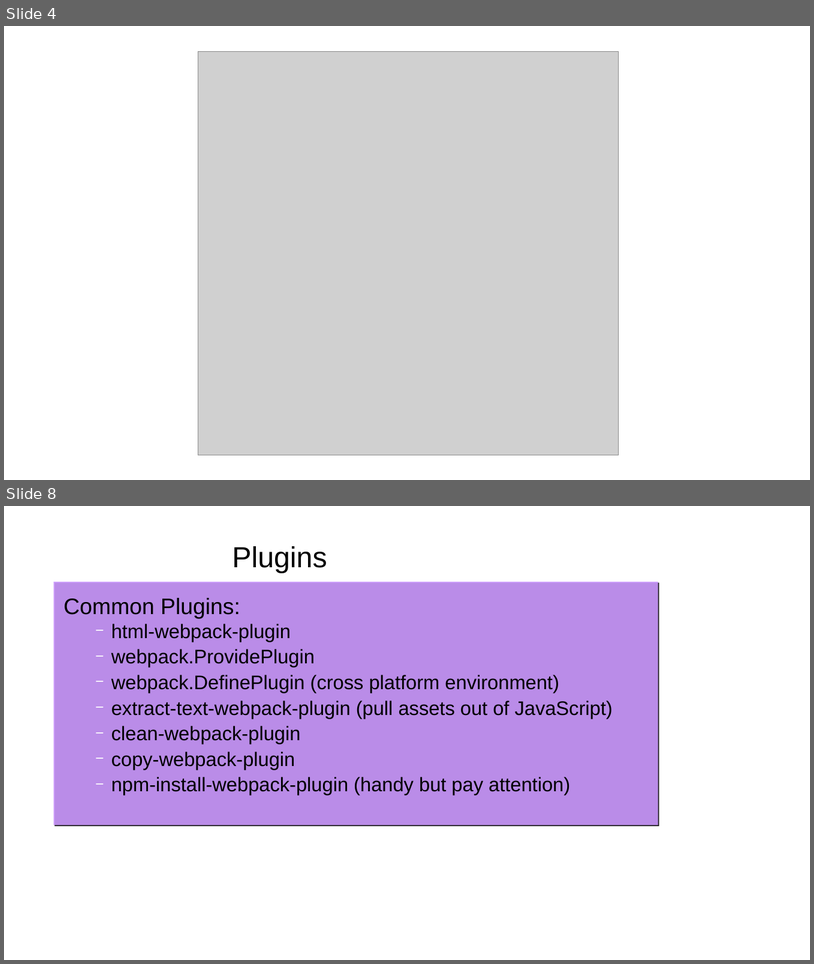
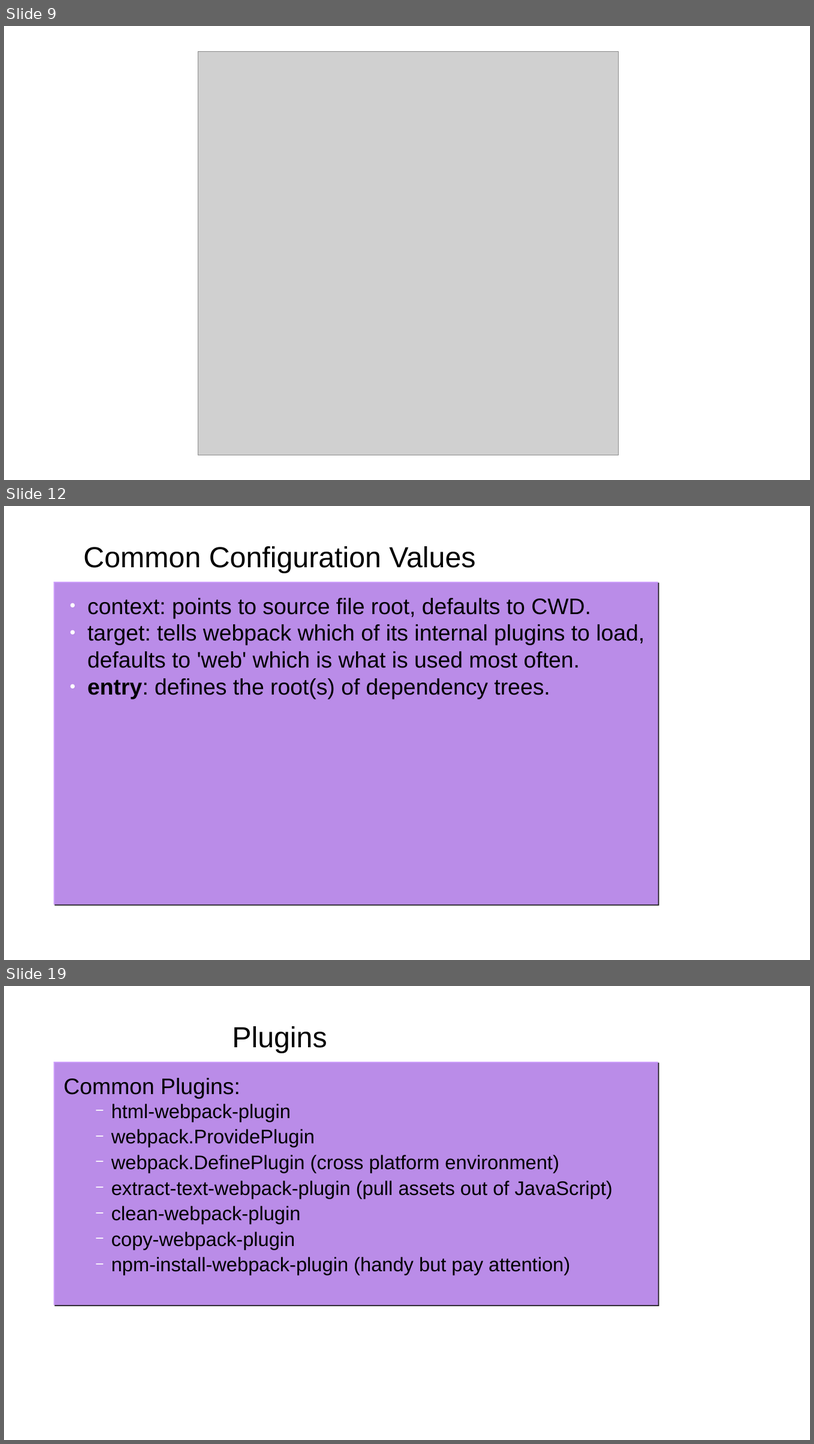
Before and after one commit to gharley/webpack-presi, a slide deck: webpack.odp. Shown one above the other, each under a label of ours: slides 4 and 8 before the commit, slides 9, 12 and 19 after it; the slides between them are not shown. The pictures are 814x964 and 814x1444 pixels, drawn with LibreOffice and Linux fonts; fonts in the diff are those of the drawing; grey boxes stand for pictures; background and template pictures are left out. Boxes give left, top, right and bottom in pixels: in the first picture for what was removed or moved away, otherwise in the second. Text is boxed around its words. In the diff, an @@ line names an element or a change of style, - is before the commit and + after.

```diff
--- a/webpack.odp
+++ b/webpack.odp
@@ slide 12 added at [4, 506, 810, 960], background picture (left out) @@
@@ title added at [83, 546, 476, 573], 41.4 pt, text #000000 @@
+Common Configuration Values
@@ text added at [53, 582, 658, 909], fill #CC99FF at 90% opacity, 32 pt, text #000000 @@
+● context: points to source file root, defaults to CWD.
+● target: tells webpack which of its internal plugins to load, defaults to 'web' which is what is used most often.
+● entry: defines the root(s) of dependency trees.
@@ what was slide 4 is now slide 9 @@
@@ what was slide 8 is now slide 19 @@
```
Also in this commit, not shown: 4 slides changed, 10 other slides added, 5 other files.
